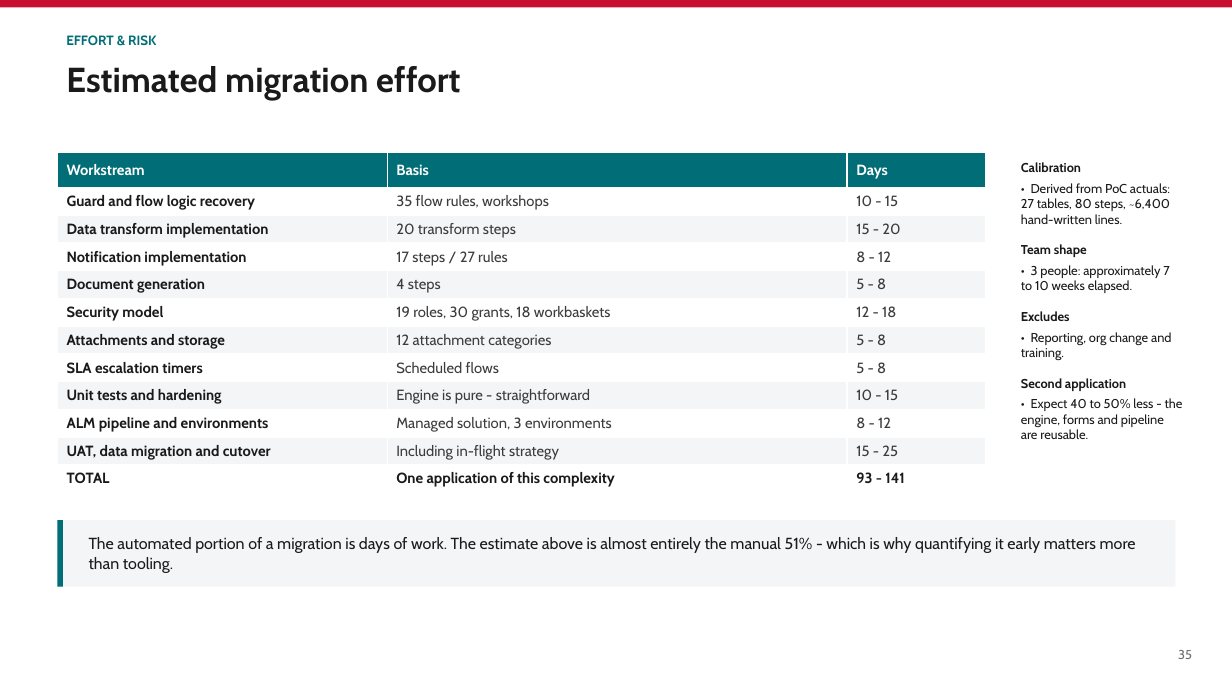
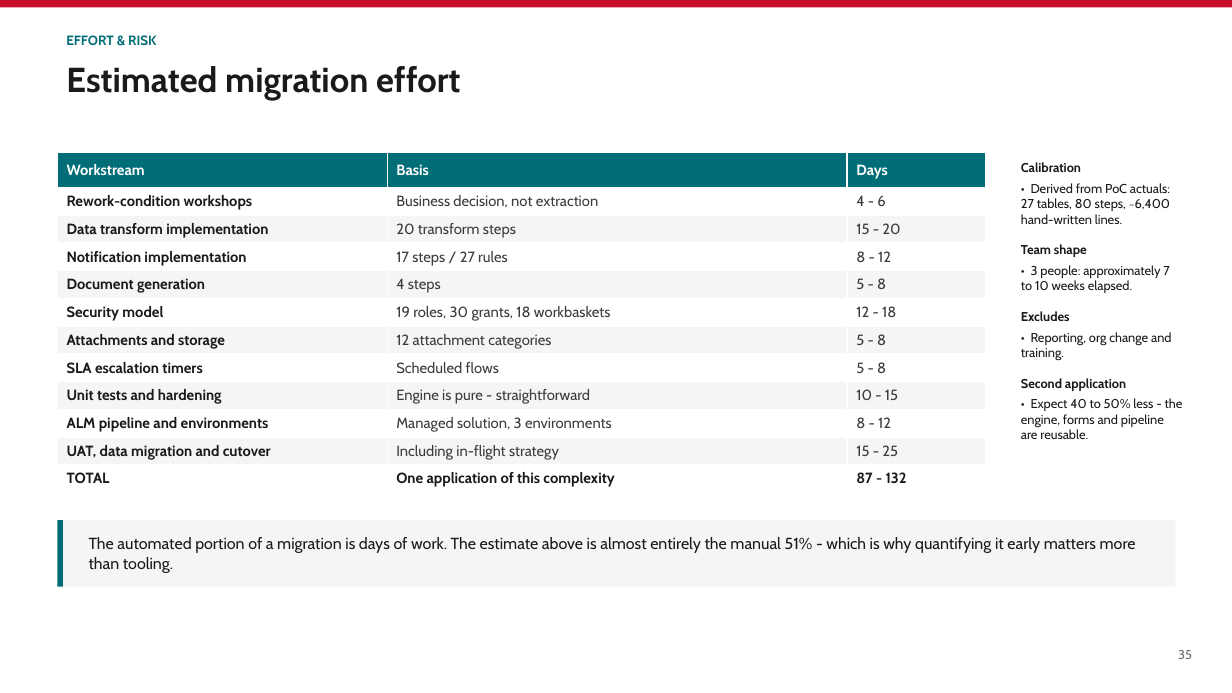
Before and after one commit to parclarke/LDD, a slide deck: slide 35 of lending-due-diligence-app/docs/Pega-to-PowerPlatform-Migration-PoC.pptx. Drawn at 1232x693 pixels with LibreOffice and Linux fonts; fonts in the diff are those of the drawing. Boxes give left, top, right and bottom in pixels: in the first picture for what was removed or moved away, otherwise in the second. Text is boxed around its words. In the diff, an @@ line names an element or a change of style, - is before the commit and + after.

```diff
--- a/lending-due-diligence-app/docs/Pega-to-PowerPlatform-Migration-PoC.pptx
+++ b/lending-due-diligence-app/docs/Pega-to-PowerPlatform-Migration-PoC.pptx
@@ table at <box>57,152,986,493</box> @@
-row 2: Guard and flow logic recovery | 35 flow rules, workshops | 10 - 15
+row 2: Rework-condition workshops | Business decision, not extraction | 4 - 6
-row 12, column 3: 93 - 141
+row 12, column 3: 87 - 132
```
Also in this commit, not shown: 10 other slides changed.
